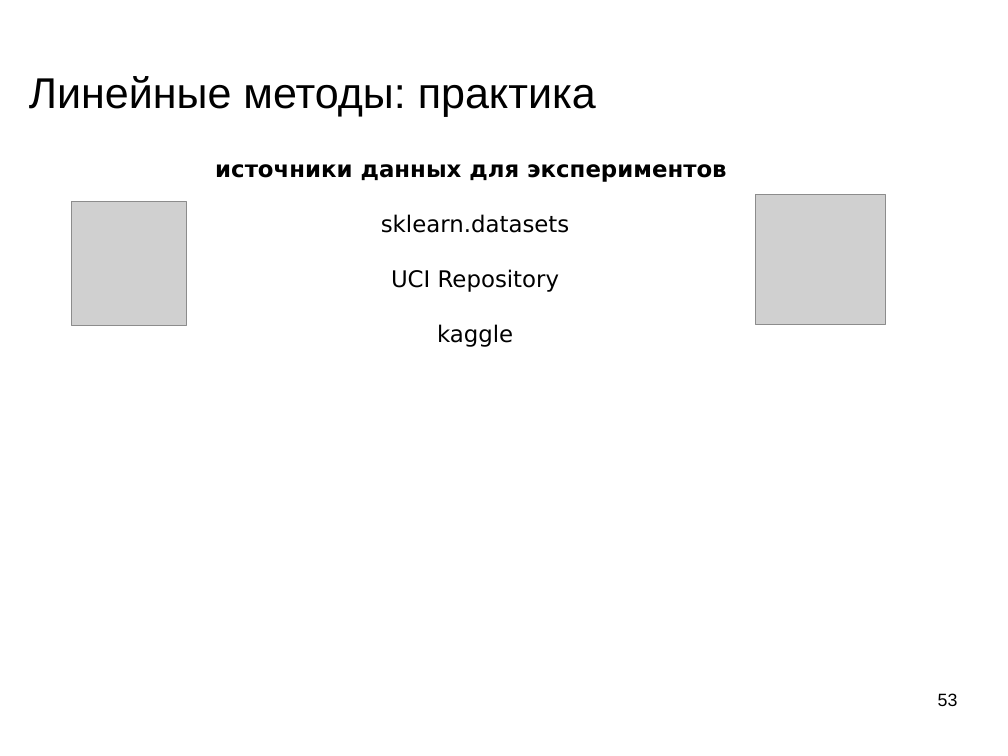
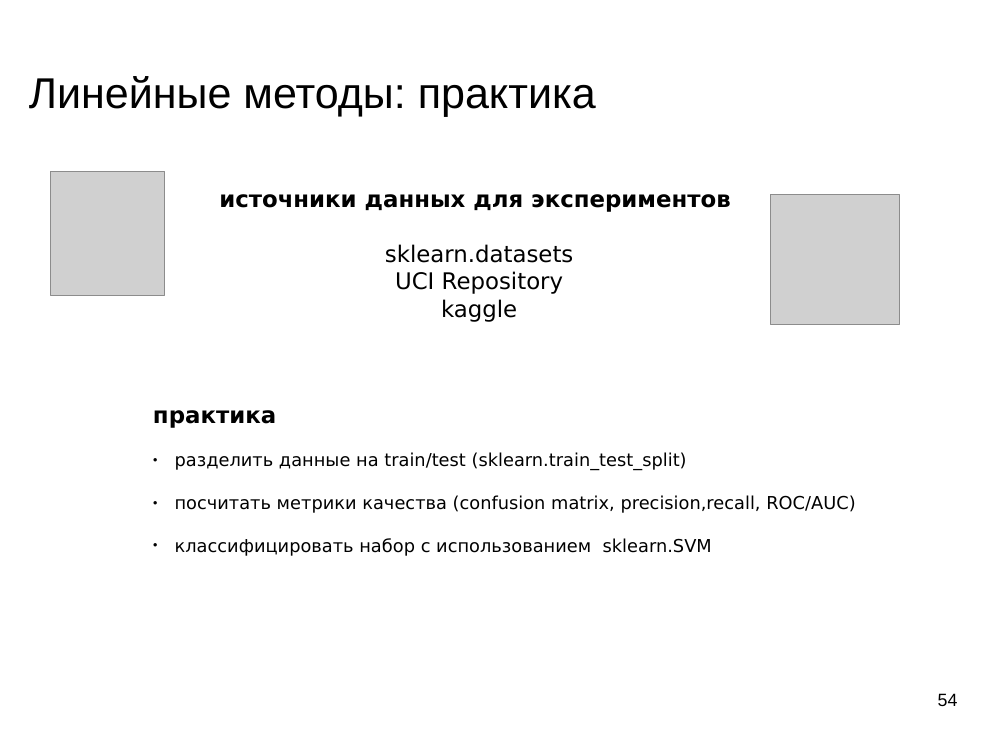
Before and after one commit to mechanoid5/ml_lectorium_legacy, a slide deck: slide 54 of 09-linear.odp (slide 53 before the commit). Drawn at 1008x756 pixels with LibreOffice and Linux fonts; fonts in the diff are those of the drawing; grey boxes stand for pictures; background and template pictures are left out. Boxes give left, top, right and bottom in pixels: in the first picture for what was removed or moved away, otherwise in the second. Text is boxed around its words. In the diff, an @@ line names an element or a change of style, - is before the commit and + after.

```diff
--- a/09-linear.odp
+++ b/09-linear.odp
@@ picture: place and size @@
-picture at <box>72,201,187,325</box>
+picture at <box>50,171,165,295</box>
@@ text "источники данных для экспериментов" rewrapped from <box>215,164,727,347</box> to <box>219,194,731,322</box> @@
@@ picture: place and size @@
-picture at <box>756,195,886,325</box>
+picture at <box>771,195,901,325</box>
@@ text added at <box>153,410,855,556</box>, 14 pt, text #000000 @@
+практика
+● разделить данные на train/test (sklearn.train_test_split)
+● посчитать метрики качества (confusion matrix, precision,recall, ROC/AUC)
+● классифицировать набор с использованием sklearn.SVM
@@ page number at <box>938,693,958,706</box>: text changed @@
-53
+54
```
Also in this commit, not shown: 6 other slides changed, 1 slide added, 2 other files.
